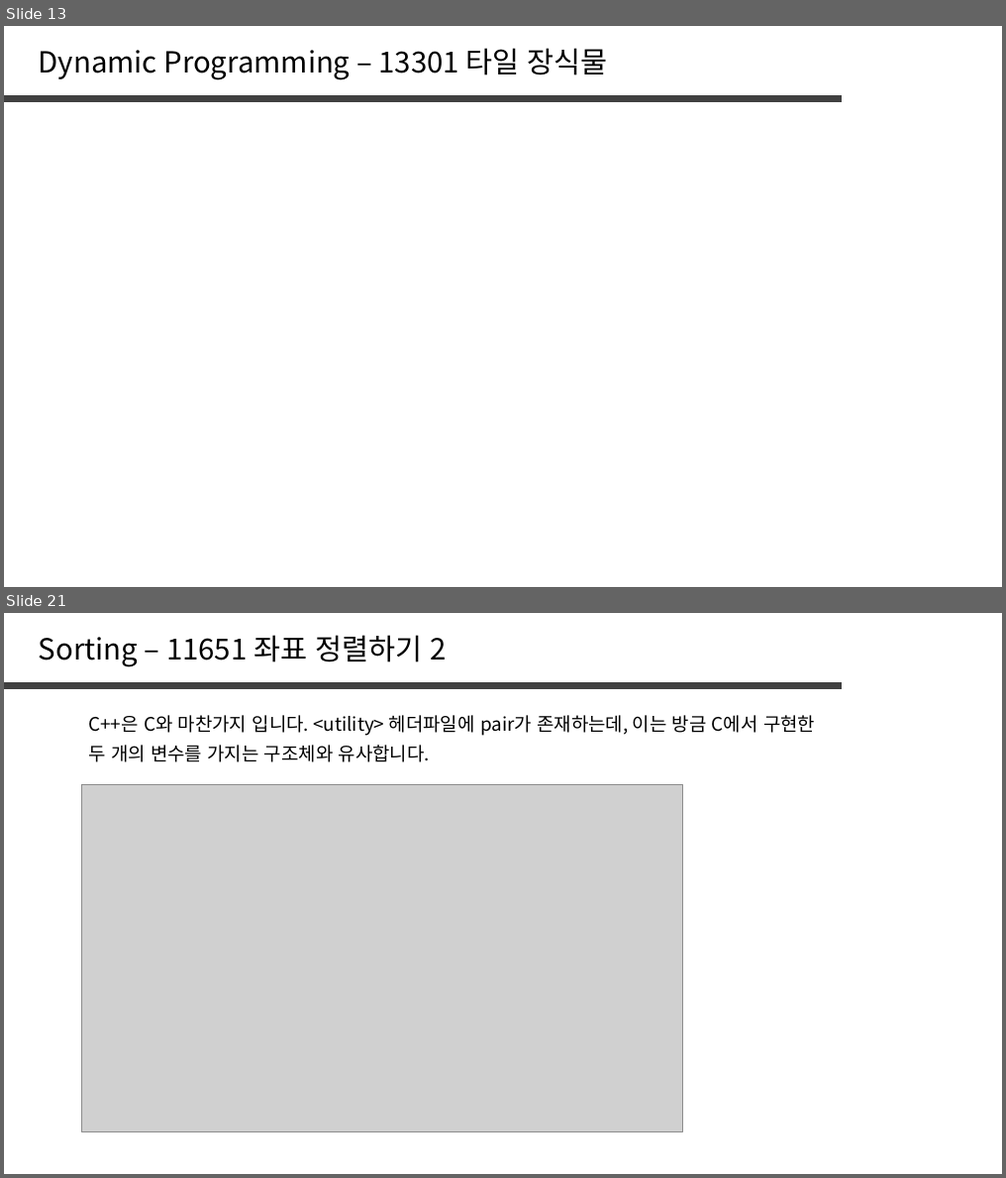
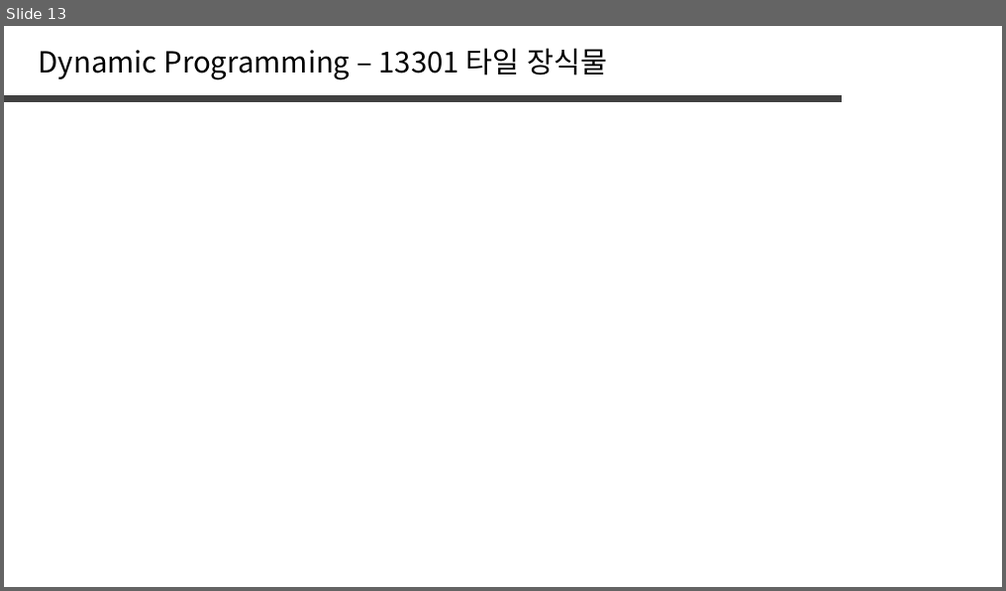
Before and after one commit to jaehoo1/PS-study, a slide deck: study/5_Dynamic Programming.pptx. Shown one above the other, each under a label of ours: slides 13 and 21 before the commit, slide 13 after it; the slides between them are not shown. The pictures are 1006x1178 and 1006x591 pixels, drawn with LibreOffice and Linux fonts; fonts in the diff are those of the drawing; grey boxes stand for pictures. Boxes give left, top, right and bottom in pixels: in the first picture for what was removed or moved away, otherwise in the second. Text is boxed around its words. In the diff, an @@ line names an element or a change of style, - is before the commit and + after.

```diff
--- a/study/5_Dynamic Programming.pptx
+++ b/study/5_Dynamic Programming.pptx
@@ slide 21 removed at box(4, 613, 1002, 1174), background #FFFFFF @@
@@ text removed at box(39, 635, 447, 667) @@
-Sorting – 11651 좌표 정렬하기 2
@@ line removed from (4, 685) to (843, 685) @@
@@ text removed at box(88, 715, 815, 736) @@
-C++은 C와 마찬가지 입니다. <utility> 헤더파일에 pair가 존재하는데, 이는 방금 C에서 구현한
@@ text removed at box(88, 745, 430, 762) @@
-두 개의 변수를 가지는 구조체와 유사합니다.
@@ picture removed at box(81, 785, 682, 1133) @@
```
Also in this commit, not shown: 1 slide changed, 8 slides added, 18 other slides removed.
